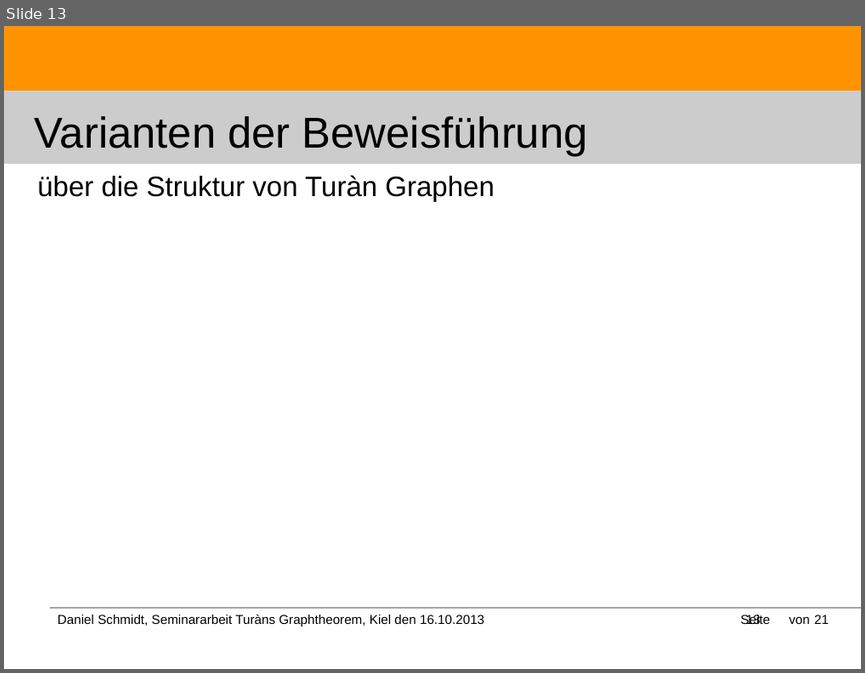
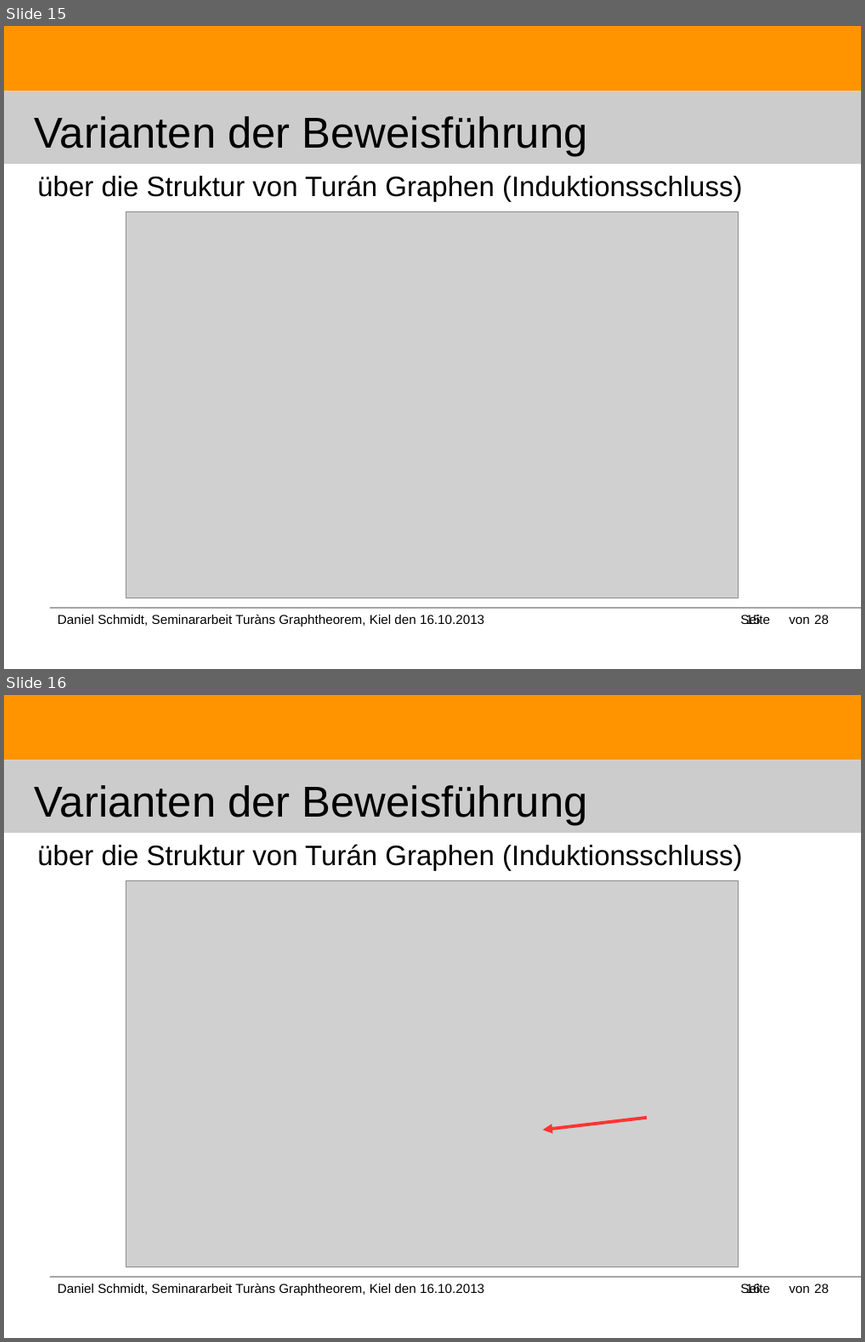
Before and after one commit to DanielMSchmidt/kombinatorik, a slide deck: Kombinatorik.odp. Shown one above the other, each under a label of ours: slide 13 before the commit, slides 15 and 16 after it. The pictures are 865x673 and 865x1342 pixels, drawn with LibreOffice and Linux fonts; fonts in the diff are those of the drawing; grey boxes stand for pictures. Boxes give left, top, right and bottom in pixels: in the first picture for what was removed or moved away, otherwise in the second. Text is boxed around its words. In the diff, an @@ line names an element or a change of style, - is before the commit and + after.

```diff
--- a/Kombinatorik.odp
+++ b/Kombinatorik.odp
@@ slide 16 added at [4, 695, 861, 1338], background #FFFFFF; not listed: 3 template elements that a slide beside it also shows @@
@@ title added at [35, 785, 588, 825], 40 pt, text #000000 @@
+Varianten der Beweisführung
@@ title added at [37, 844, 742, 871], 26 pt, text #000000 @@
+über die Struktur von Turán Graphen (Induktionsschluss)
@@ picture added at [126, 880, 738, 1266] @@
@@ arrow added from (647, 1117) to (543, 1129), #FF3333 3 pt @@
@@ text added at [58, 1282, 484, 1295], 12 pt, text #000000 @@
+Daniel Schmidt, Seminararbeit Turàns Graphtheorem, Kiel den 16.10.2013
@@ text added at [740, 1283, 770, 1293], 12 pt, text #000000 @@
+Seite
@@ page number added at [746, 1282, 760, 1296], 12 pt, text #000000 @@
+16
@@ text added at [789, 1285, 810, 1293], 12 pt, text #000000 @@
+von
@@ text added at [814, 1283, 828, 1293], 12 pt, text #000000 @@
+28
@@ what was slide 13 is now slide 15 @@
@@ slide 15 changed as well @@
@@ title at [37, 175, 742, 202]: text changed @@
-über die Struktur von Turàn Graphen
+über die Struktur von Turán Graphen (Induktionsschluss)
@@ picture added at [126, 211, 738, 597] @@
@@ text at [814, 614, 828, 624]: text changed @@
-21
+28
```
Also in this commit, not shown: 19 other slides changed, 6 other slides added, 14 other files.
